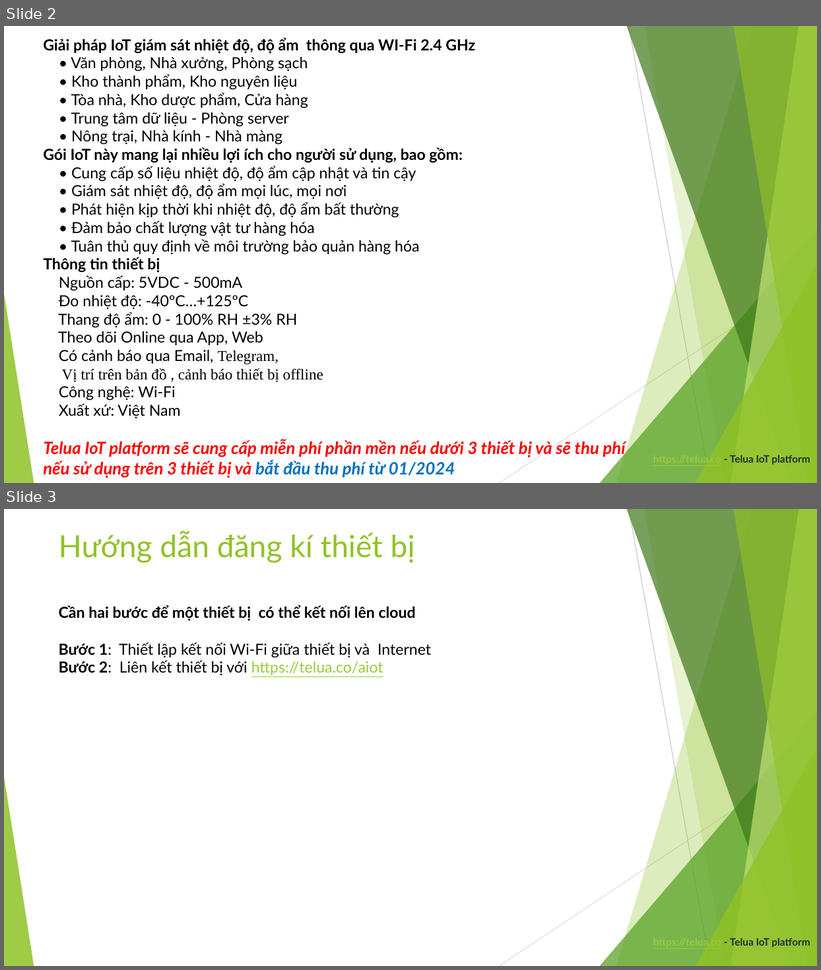
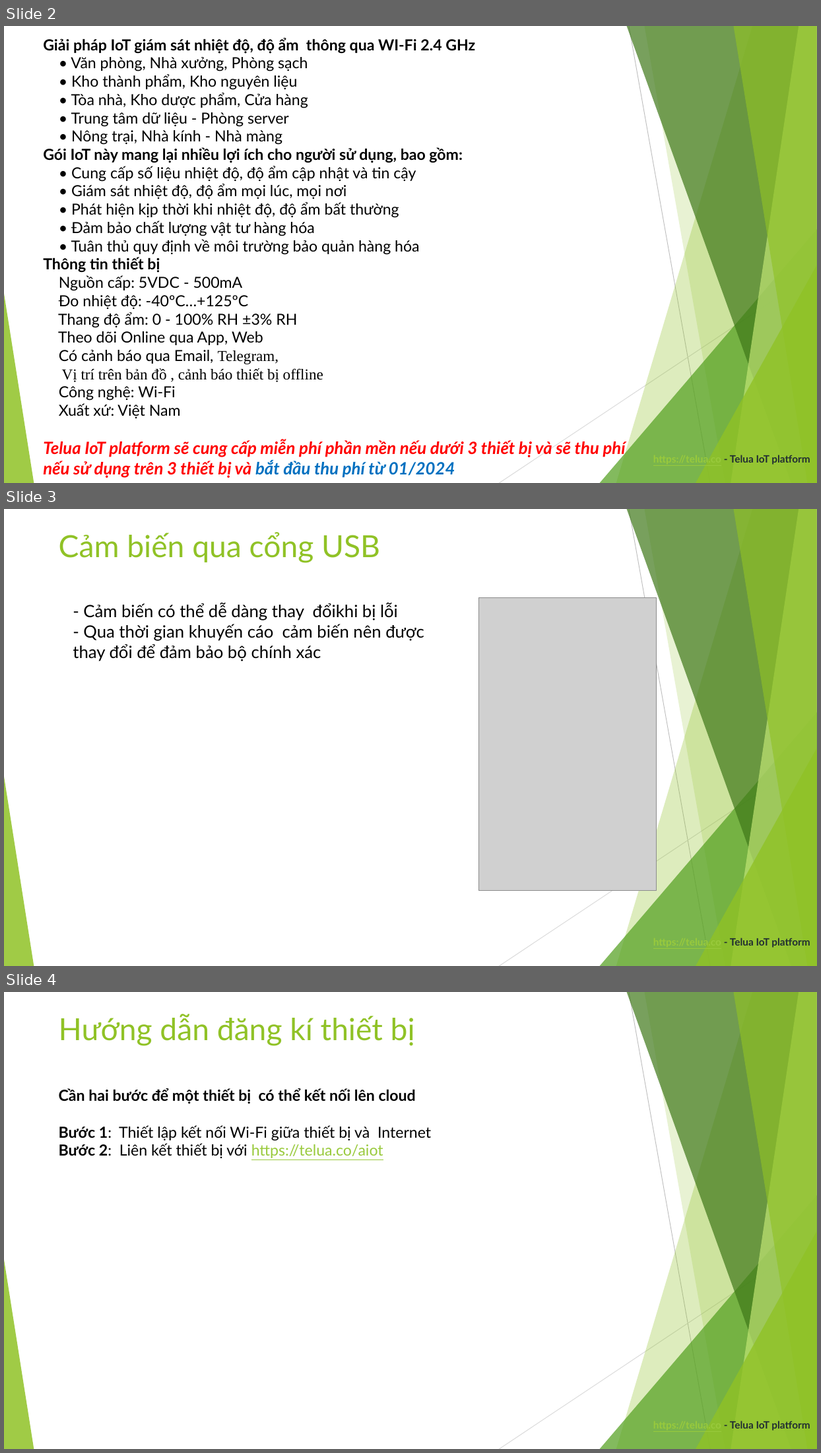
Before and after one commit to letrthong/telua_esp32_sensor, a slide deck: esp32_hardware/telua_eps32.pptx. Shown one above the other, each under a label of ours: slides 2 and 3 before the commit, slides 2, 3 and 4 after it. The pictures are 821x970 and 821x1453 pixels, drawn with LibreOffice and Linux fonts; fonts in the diff are those of the drawing; grey boxes stand for pictures. Boxes give left, top, right and bottom in pixels: in the first picture for what was removed or moved away, otherwise in the second. Text is boxed around its words. In the diff, an @@ line names an element or a change of style, - is before the commit and + after.

```diff
--- a/esp32_hardware/telua_eps32.pptx
+++ b/esp32_hardware/telua_eps32.pptx
@@ slide 3 added at <box>4,509,817,966</box>, background #FFFFFF; not listed: 10 template elements that a slide beside it also shows @@
@@ text added at <box>59,532,380,563</box>, 36 pt, text #90C226 @@
+Cảm biến qua cổng USB
@@ title added at <box>73,603,424,661</box>, 20 pt, text #000000 @@
+- Cảm biến có thể dễ dàng thay đổikhi bị lỗi
+- Qua thời gian khuyến cáo cảm biến nên được thay đổi để đảm bảo bộ chính xác
@@ picture added at <box>479,598,657,891</box> @@
@@ text added at <box>730,938,810,948</box>, 12 pt, text #212D32, bold @@
+https://telua.co - Telua IoT platform
@@ what was slide 3 is now slide 4 @@
```
Also in this commit, not shown: 1 slide changed, 1 other file.
